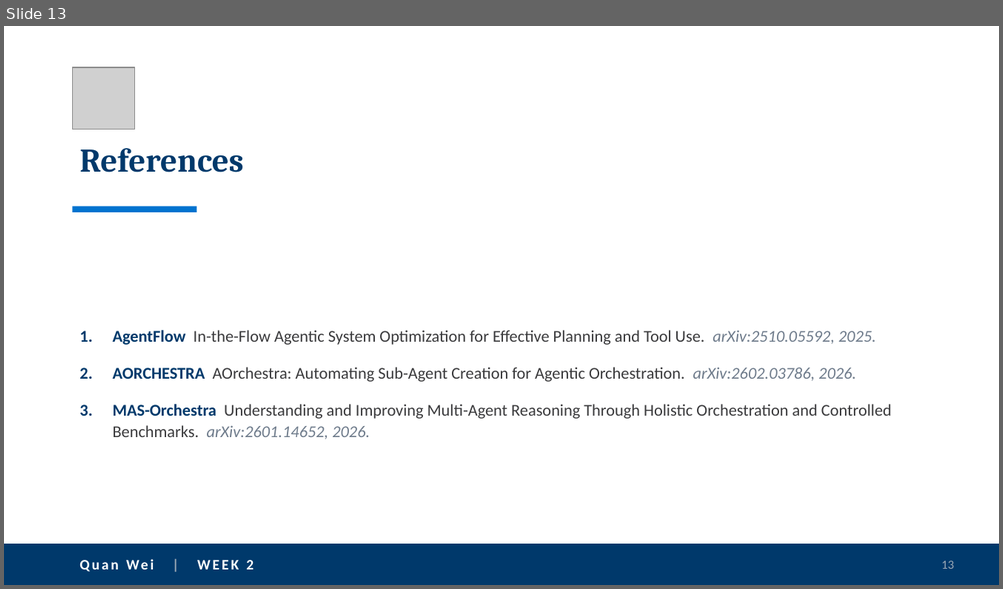
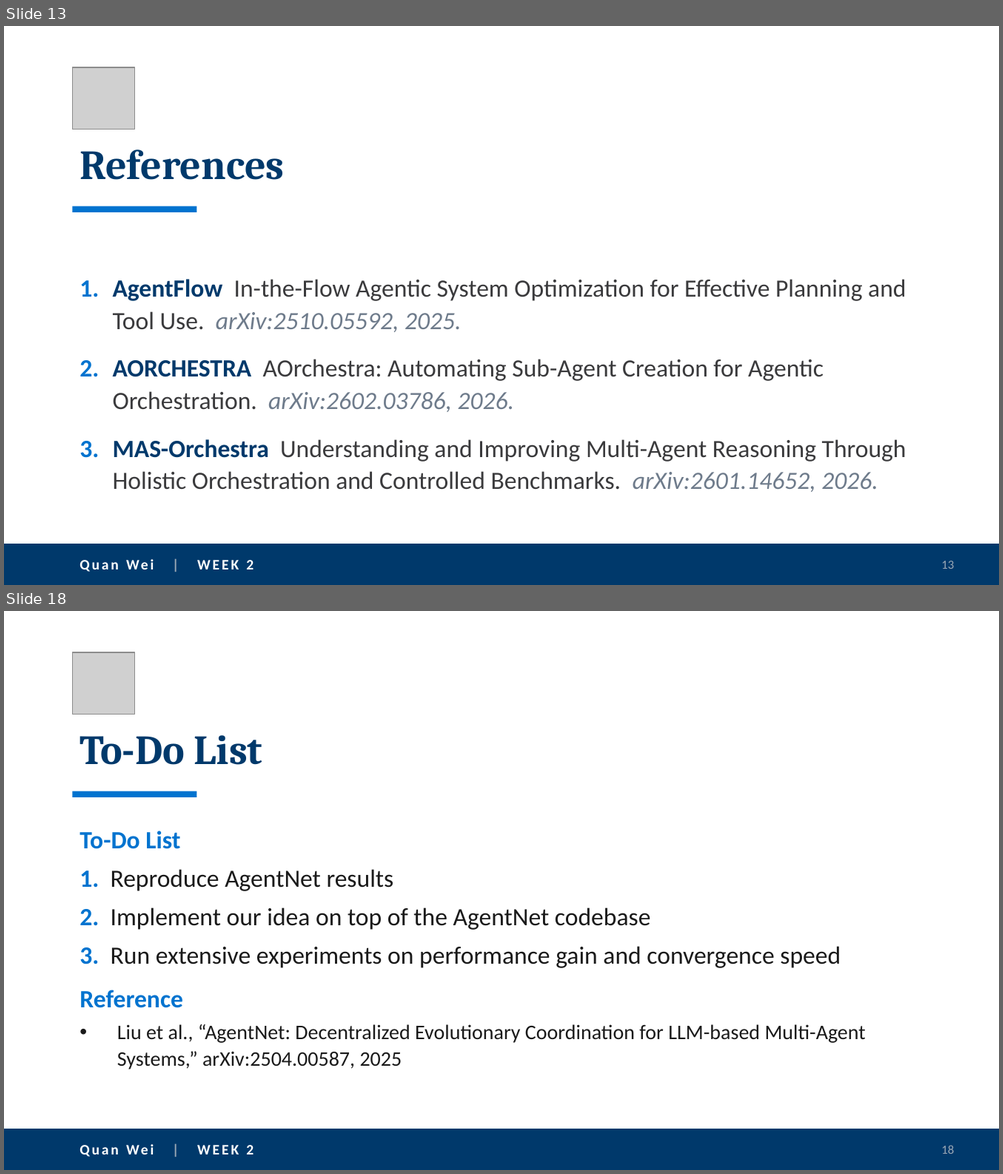
Before and after one commit to quanwei0/summer_intern, a slide deck: project_update.pptx. Shown one above the other, each under a label of ours: slide 13 before the commit, slides 13 and 18 after it; the slides between them are not shown. The pictures are 1003x589 and 1003x1174 pixels, drawn with LibreOffice and Linux fonts; fonts in the diff are those of the drawing; grey boxes stand for pictures. Boxes give left, top, right and bottom in pixels: in the first picture for what was removed or moved away, otherwise in the second. Text is boxed around its words. In the diff, an @@ line names an element or a change of style, - is before the commit and + after.

```diff
--- a/project_update.pptx
+++ b/project_update.pptx
@@ slide 18 added at [4, 611, 999, 1170], background #FFFFFF @@
@@ picture added at [73, 652, 134, 715] @@
@@ title added at [79, 735, 263, 765], 40 pt, text #00396B, bold @@
+To-Do List
@@ rectangle added at [73, 792, 197, 797], fill #0073CF @@
@@ text added at [79, 831, 865, 1070], 24 pt, text #1A1A1A @@
+To-Do List
+1. Reproduce AgentNet results
+2. Implement our idea on top of the AgentNet codebase
+3. Run extensive experiments on performance gain and convergence speed
+Reference
+• Liu et al., “AgentNet: Decentralized Evolutionary Coordination for LLM-based Multi-Agent Systems,” arXiv:2504.00587, 2025
@@ rectangle added at [4, 1129, 999, 1170], fill #00396B @@
@@ text added at [126, 1145, 253, 1155], 14 pt, text #FFFFFF, bold @@
+Quan Wei | WEEK 2
@@ page number added at [941, 1145, 953, 1154], 12 pt, text #9AA7B5 @@
+18
@@ slide 13 changed as well @@
@@ title "References" at [79, 150, 284, 180]: size 32 to 40 pt @@
@@ text "AgentFlow In-the-Flow Agentic System Optimization ..." at [113, 279, 906, 492]: size 16 to 24 pt @@
```
Also in this commit, not shown: 11 other slides changed, 4 other slides added.
